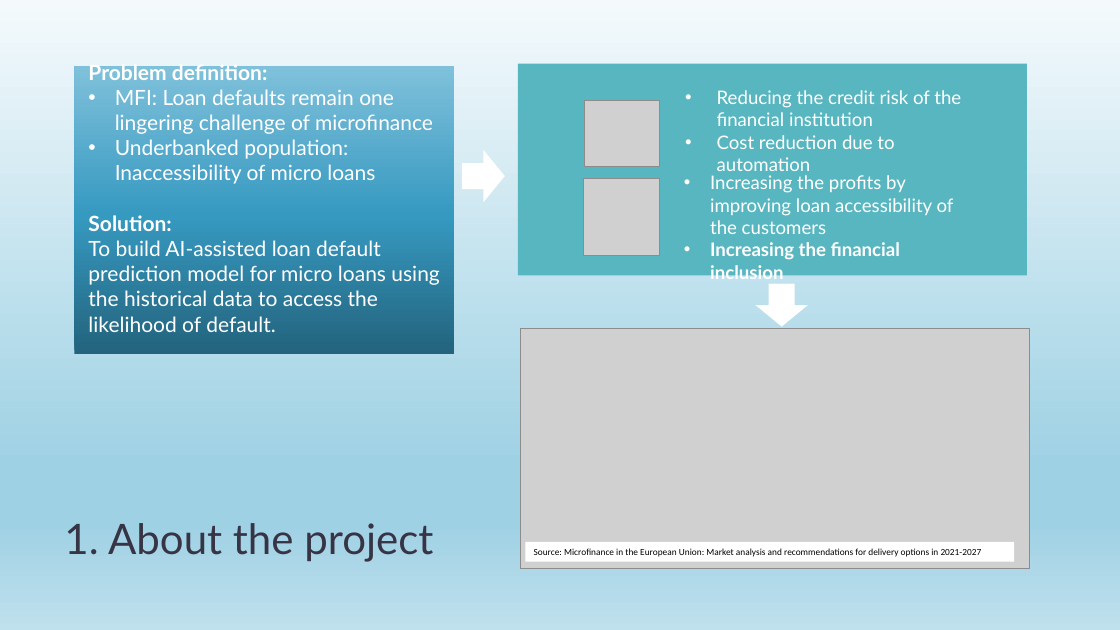
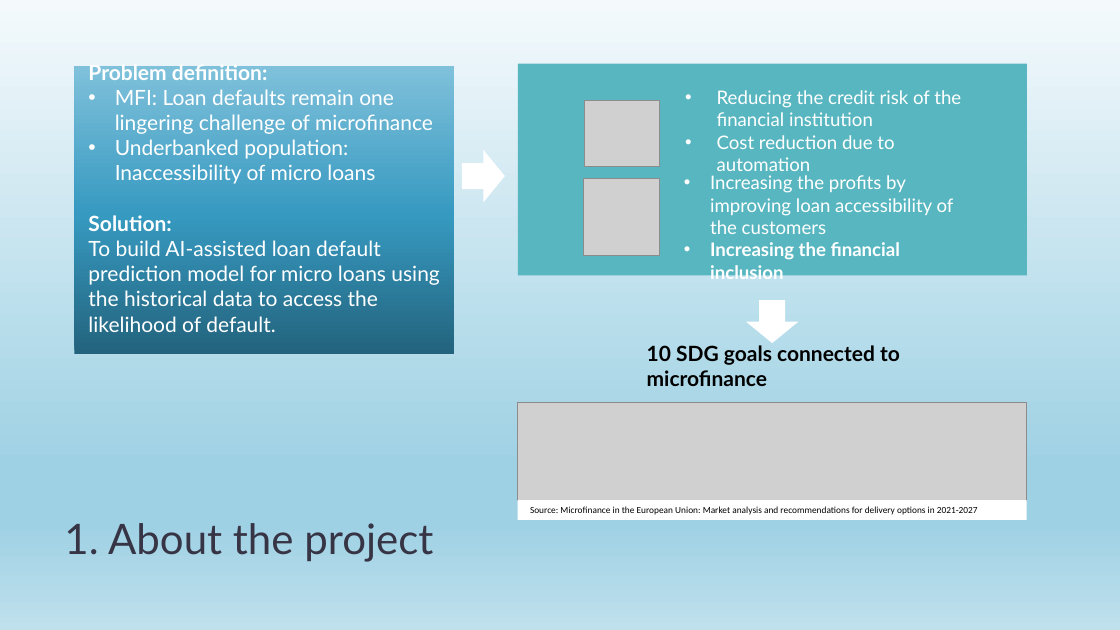
Before and after one commit to sitairy/WBS-DataScience-FinalProject-ML, a slide deck: slide 3 of FinalProject_MicroLoan_LZ.pptx. Drawn at 1120x630 pixels with LibreOffice and Linux fonts; fonts in the diff are those of the drawing; grey boxes stand for pictures. Boxes give left, top, right and bottom in pixels: in the first picture for what was removed or moved away, otherwise in the second. Text is boxed around its words. In the diff, an @@ line names an element or a change of style, - is before the commit and + after.

```diff
--- a/FinalProject_MicroLoan_LZ.pptx
+++ b/FinalProject_MicroLoan_LZ.pptx
@@ right arrow moved from (x1=756, y1=284, x2=808, y2=326) to (x1=746, y1=300, x2=798, y2=343) @@
@@ text added at (x1=647, y1=342, x2=900, y2=386), 18 pt, text #000000, bold @@
+10 SDG goals connected to microfinance
@@ picture resized from (x1=521, y1=329, x2=1030, y2=569) to (x1=518, y1=402, x2=1027, y2=501) @@
@@ rectangle "Source: Microfinance in the European ..." resized from (x1=525, y1=542, x2=1014, y2=562) to (x1=518, y1=500, x2=1027, y2=520) @@
```
Also in this commit, not shown: 5 other slides changed, 1 slide removed.
